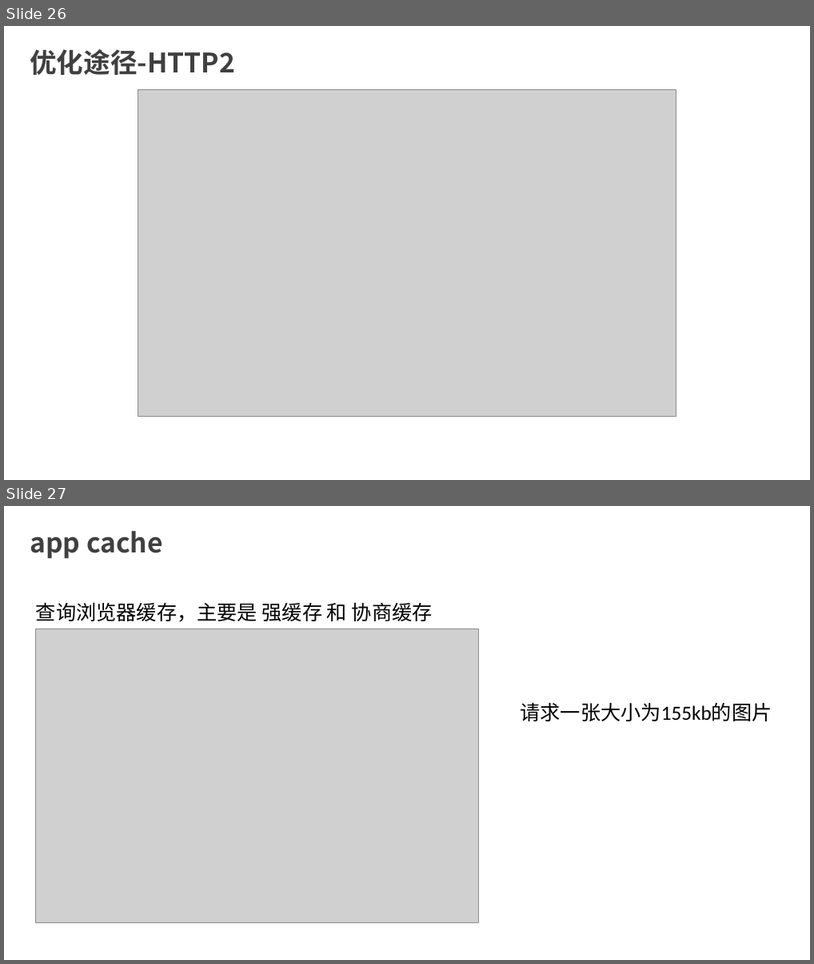
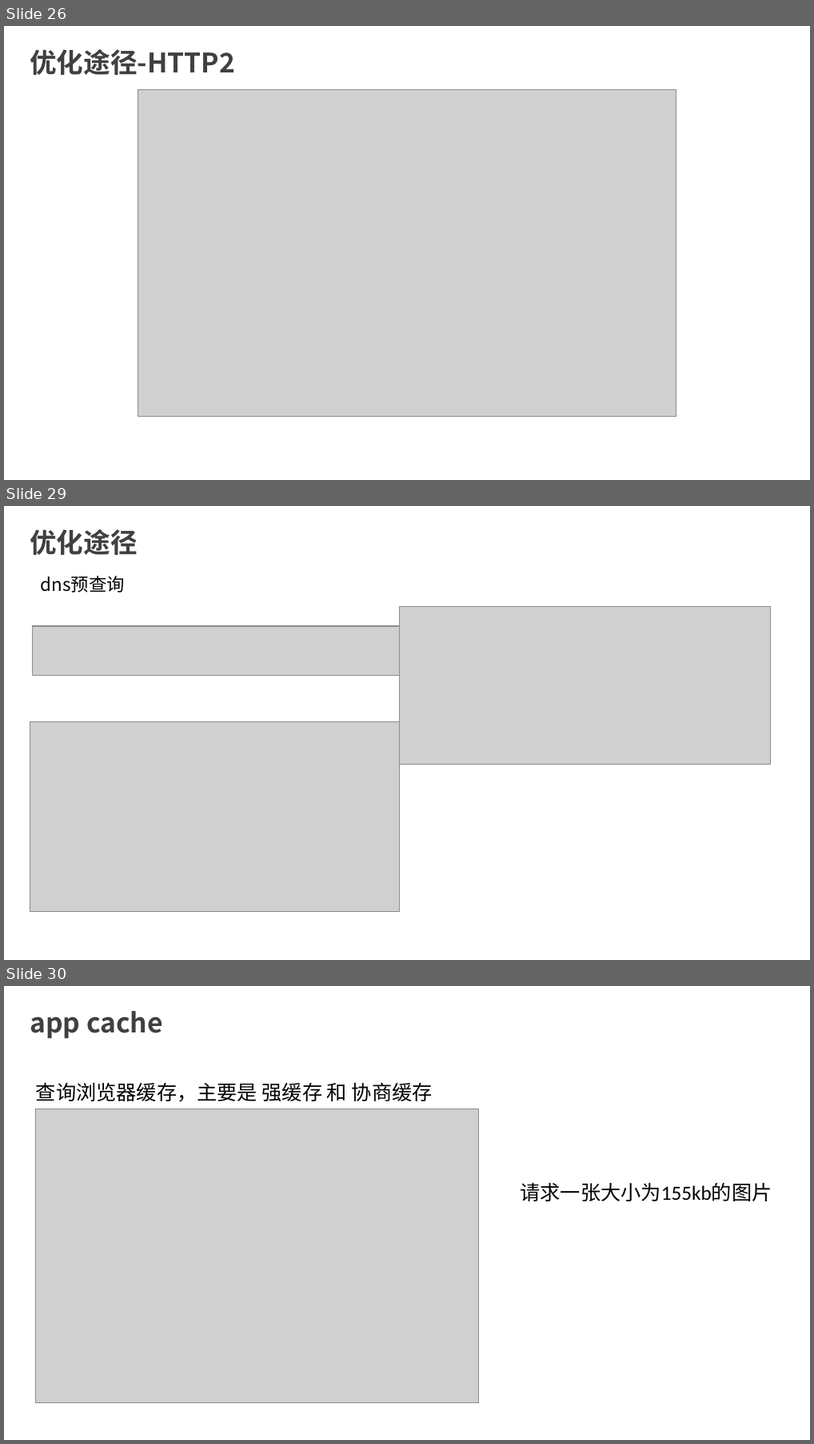
Before and after one commit to 1465799166/biye, a slide deck: 毕业设计答辩-沈家衡.pptx. Shown one above the other, each under a label of ours: slides 26 and 27 before the commit, slides 26, 29 and 30 after it; the slides between them are not shown. The pictures are 814x964 and 814x1444 pixels, drawn with LibreOffice and Linux fonts; fonts in the diff are those of the drawing; grey boxes stand for pictures. Boxes give left, top, right and bottom in pixels: in the first picture for what was removed or moved away, otherwise in the second. Text is boxed around its words. In the diff, an @@ line names an element or a change of style, - is before the commit and + after.

```diff
--- a/毕业设计答辩-沈家衡.pptx
+++ b/毕业设计答辩-沈家衡.pptx
@@ slide 29 added at (4, 506, 810, 960), background #FFFFFF @@
@@ text added at (30, 529, 137, 555), 24 pt, text #404040, bold @@
+优化途径
@@ text added at (41, 576, 125, 592), 16 pt, text #000000 @@
+dns预查询
@@ picture added at (399, 606, 771, 764) @@
@@ picture added at (33, 626, 416, 676) @@
@@ picture added at (30, 722, 400, 912) @@
@@ what was slide 27 is now slide 30 @@
```
Also in this commit, not shown: 2 other slides added, 2 other files.
